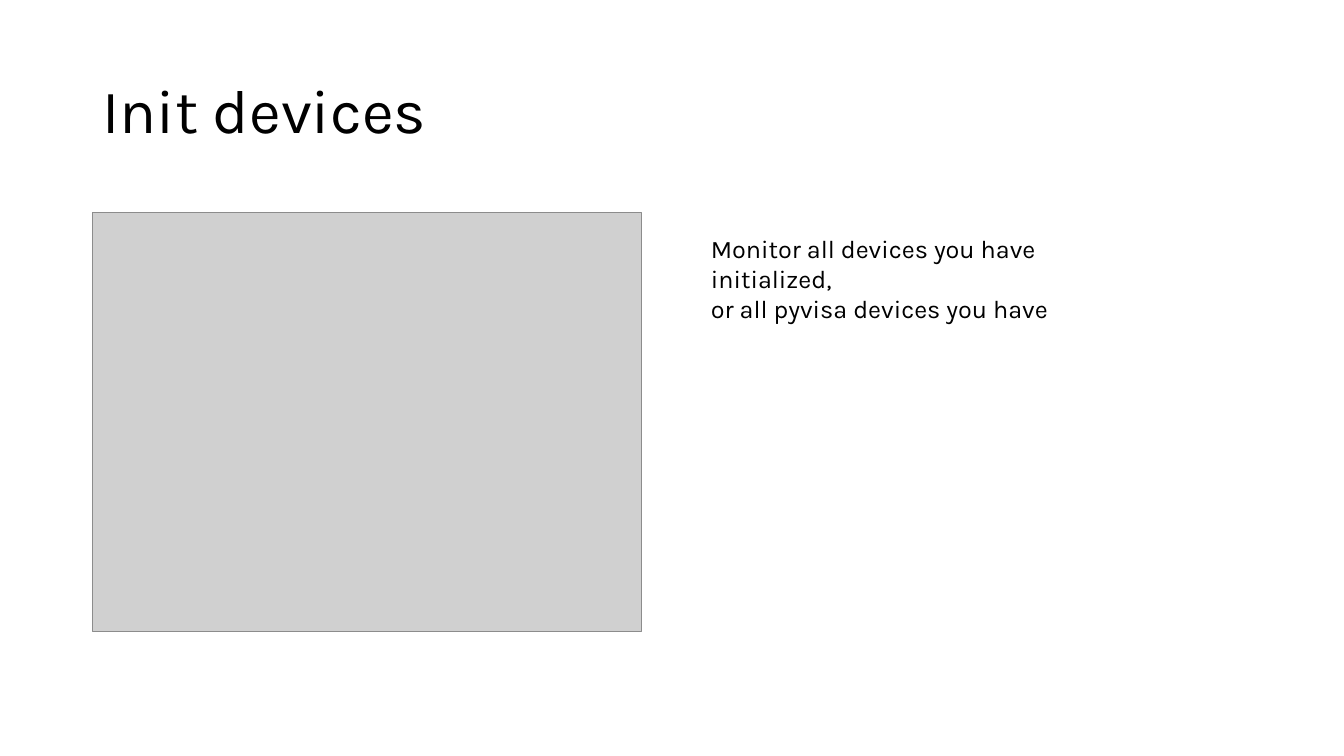
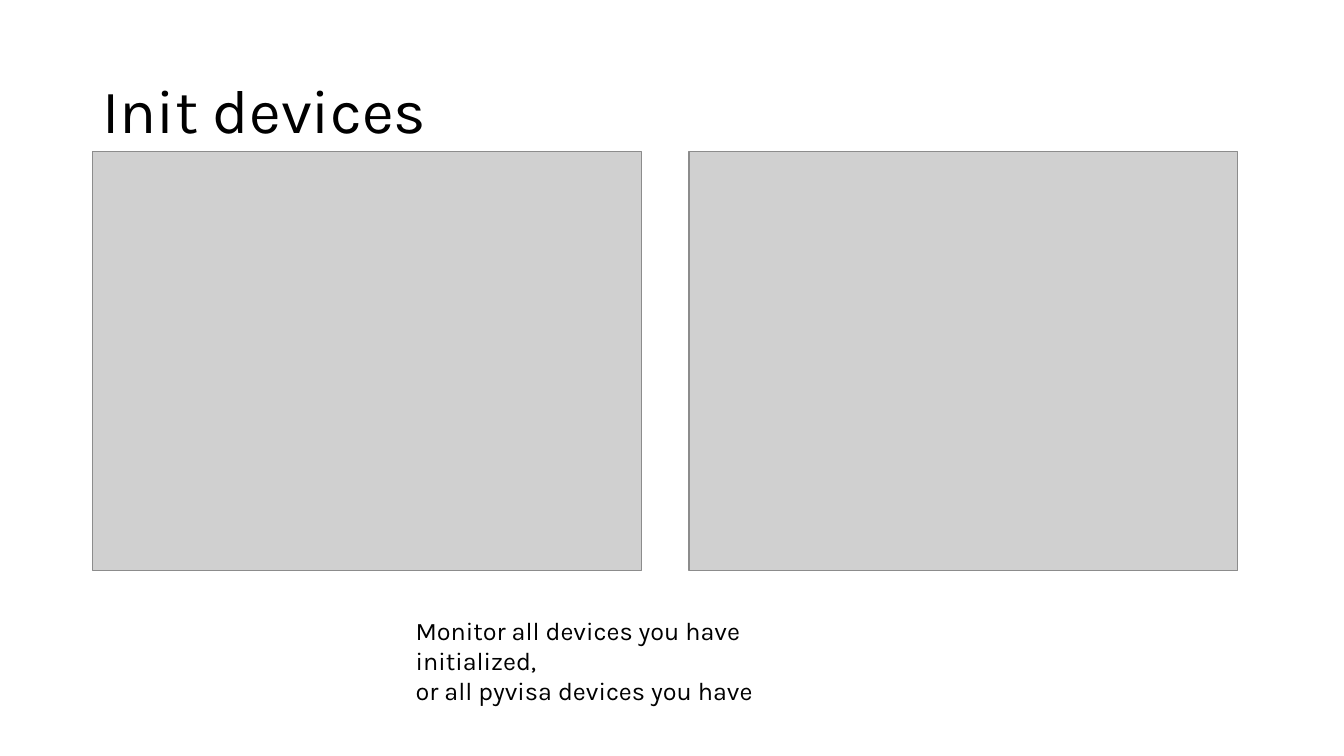
Before and after one commit to QuantumshWu/Confocal-GUIv2, a slide deck: slide 8 of documentation_device.pptx (slide 6 before the commit). Drawn at 1344x756 pixels with LibreOffice and Linux fonts; fonts in the diff are those of the drawing; grey boxes stand for pictures. Boxes give left, top, right and bottom in pixels: in the first picture for what was removed or moved away, otherwise in the second. Text is boxed around its words. In the diff, an @@ line names an element or a change of style, - is before the commit and + after.

Commit message:
Update combo device

```diff
--- a/documentation_device.pptx
+++ b/documentation_device.pptx
@@ picture: place and size @@
-picture at (93,213,641,631)
+picture at (93,151,641,570)
@@ picture added at (690,151,1238,571) @@
@@ text "Monitor all devices you have ...": place and size @@
-text "Monitor all devices you have ..." at (711,240,1048,324)
+text "Monitor all devices you have ..." at (416,622,753,706)
```
Also in this commit, not shown: 2 slides added, 1 other file.
